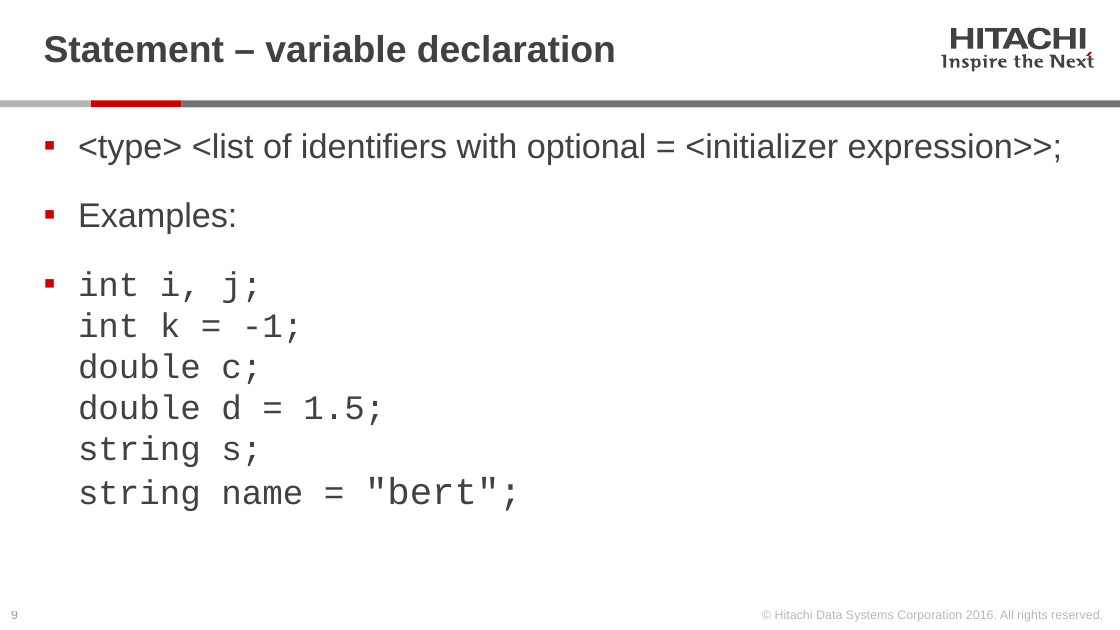
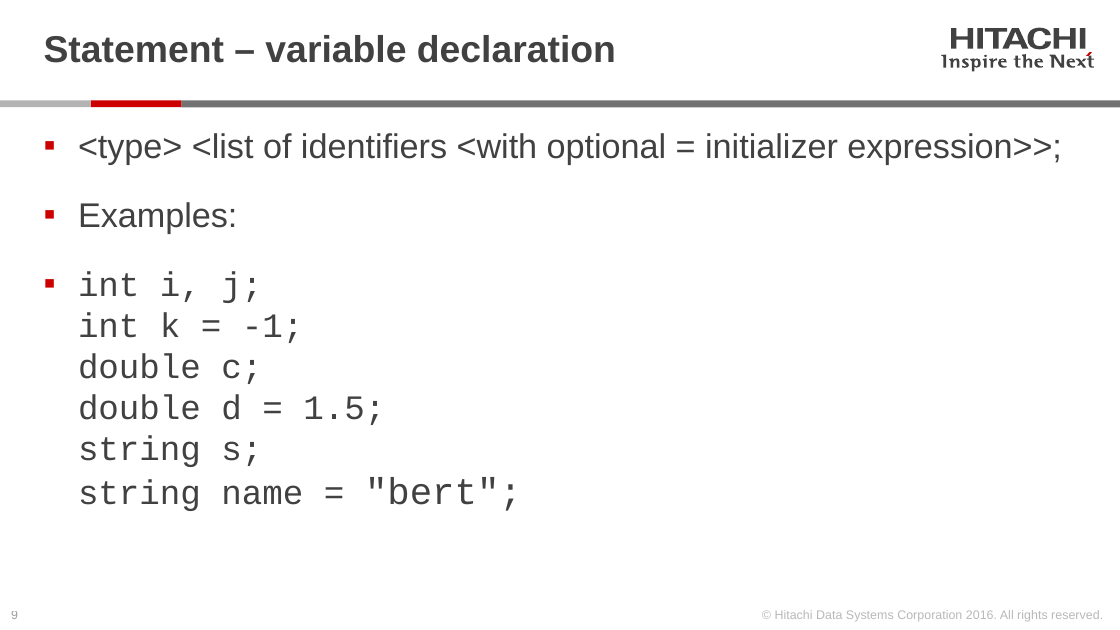
Before and after one commit to Hitachi-Data-Systems/ivy, a slide deck: slide 9 of doc/ivyscript reference.pptx. Drawn at 1120x630 pixels with LibreOffice and Linux fonts; fonts in the diff are those of the drawing. Boxes give left, top, right and bottom in pixels: in the first picture for what was removed or moved away, otherwise in the second. Text is boxed around its words. In the diff, an @@ line names an element or a change of style, - is before the commit and + after.

```diff
--- a/doc/ivyscript reference.pptx
+++ b/doc/ivyscript reference.pptx
@@ text at [78, 133, 1061, 164]: text changed @@
-▪ <type> <list of identifiers with optional = <initializer expression>>;
+▪ <type> <list of identifiers <with optional = initializer expression>>;
```
Also in this commit, not shown: 4 other slides changed, 15 other files.
